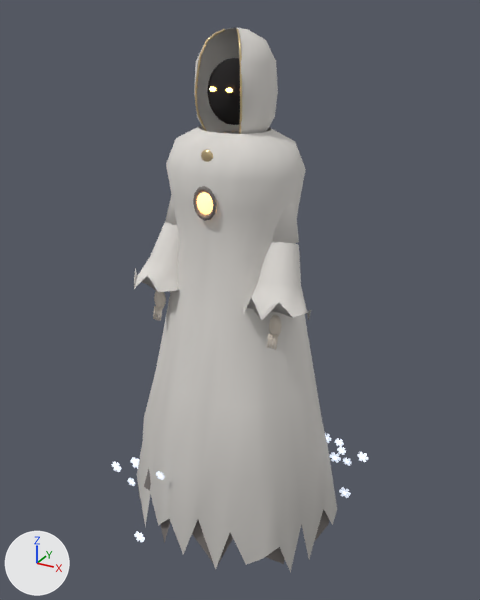
Two versions of the glTF model haunted/models/snow_wraith.glb, one commit apart.
One viewpoint serves both versions: a camera (50 mm lens) standing at (1.053, -1.881, 1.889) and looking at (0.007, 0.023, 0.938). The lights are fixed; the arrows at lower left show +X, +Y and +Z. The older version comes first. Where no turn or scale is listed for an object, it has been applied to the vertices. Vertices at exactly the same position are counted once.

In view in the first picture: 'ArmA_Shroud', 'ArmB_Shroud', 'Head_PaleGold', 'Hood', 'Shroud', 'Void', 'Wraith_Root_ShroudShadow' and 7 more.
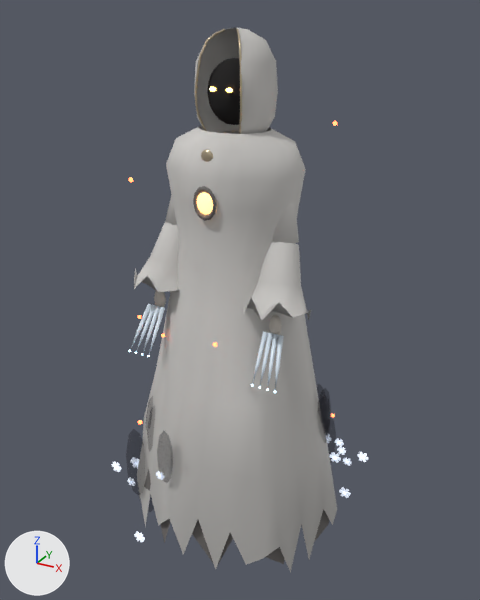
The change, as a diff of the scene's bpy script:
```diff
--- a/haunted/models/snow_wraith.glb.py
+++ b/haunted/models/snow_wraith.glb.py
@@ mat_shroud @@
 n2 = _N.new('ShaderNodeMix'); n2.name = 'Mix'
 n2.inputs[0].default_value = 1.0  # 'Factor'
-n2.inputs[7].default_value = (0.84, 0.81, 0.77, 1.0)  # 'B', white #ece8e3
+n2.inputs[7].default_value = (0.732, 0.714, 0.689, 1.0)  # 'B', light grey #dedcd8
 n3 = _N.new('ShaderNodeVertexColor'); n3.name = 'Color Attribute'
@@ me_shoulderarma @@
 me_shoulderarma.from_pydata(...)  # 150 vertices, 264 faces; spans x -0.179..0.054, y -0.222..0.051, z -0.52..0.052
+# me_shoulderarma part 1: 181 faces centred in x -0.171..0.051, y -0.212..0.048, z -0.496..0.049 are repainted in the vertex colours; the middle colour goes from white #f3f3f3 to white #ededed
+# me_shoulderarma part 2: 83 faces centred in x -0.174..0.048, y -0.214..0.043, z -0.446..-0.019 are repainted in the vertex colours; the middle colour goes from white #ededed to light grey #e3e3e3
 me_shoulderarma.materials.append(mat_shroud)
@@ me_goldthread_1 @@
 me_goldthread_1.from_pydata(...)  # 132 vertices, 256 faces; spans x -0.081..0.081, y -0.104..-0.018, z 1.519..1.833
+# me_goldthread_1 part 3: 137 faces centred in x -0.079..0.081, y -0.103..-0.028, z 1.519..1.829 are repainted in the vertex colours; the middle colour goes from white #efefef to white #e7e7e7
+# me_goldthread_1 part 4: 119 faces centred in x -0.081..0.081, y -0.103..-0.019, z 1.519..1.832 are repainted in the vertex colours; the middle colour goes from white #ededed to light grey #e3e3e3
 me_goldthread_1.materials.append(mat_palegold)
@@ me_hood @@
 me_hood.from_pydata(...)  # 163 vertices, 286 faces; spans x -0.127..0.127, y -0.1..0.15, z 1.515..1.836
+# me_hood part 5: 134 faces centred in x -0.124..0.125, y -0.092..0.147, z 1.535..1.832 are repainted in the vertex colours; the middle colour goes from white #ebebeb to light grey #e1e1e1
+# me_hood part 6: 152 faces centred in x -0.125..0.124, y -0.091..0.13, z 1.535..1.832 are repainted in the vertex colours; the middle colour goes from white #eeeeee to white #e8e8e8
 me_hood.materials.append(mat_shroud)
@@ me_shroud @@
 me_shroud.from_pydata(...)  # 378 vertices, 672 faces; spans x -0.4..0.42, y -0.34..0.33, z -0.03..1.54
+# me_shroud part 7: 398 faces centred in x -0.28..0.28, y -0.23..0.23, z 0.59..1.53 are repainted in the vertex colours; the middle colour goes from white #f0f0f0 to white #ebebeb
+# me_shroud part 8: 100 faces centred in x -0.38..0.4, y -0.32..0.32, z 0.19..0.5 are repainted in the vertex colours; the middle colour goes from light grey #dcdcdc to light grey #d5d5d5
+# me_shroud part 9: 174 faces centred in x -0.33..0.35, y -0.28..0.28, z 0.5..1.53 are repainted in the vertex colours; the middle colour goes from white #ededed to light grey #e4e4e4
 me_shroud.materials.append(mat_shroud)
@@ me_shroudin @@
 me_shroudin.from_pydata(...)  # 188 vertices, 320 faces; spans x -0.387..0.401, y -0.325..0.321, z -0.014..1.395
+# me_shroudin part 10: 320 faces centred in x -0.363..0.376, y -0.31..0.305, z 0.188..1.39 are repainted in the vertex colours; the middle colour goes from white #f9f9f9 to white #f3f3f3
 me_shroudin.materials.append(mat_shroudshadow)
@@ ob_wraith_root_hsmoke @@
+ob_wraith_root_hsmoke = bpy.data.objects.new('Wraith_Root_HSmoke', me_hsmoke0)  # 612 vertices, 1152 faces; spans x -0.053..0.699, y -0.432..0.366, z -0.184..0.582; in mat_hsmoke (black #191621)
+ob_wraith_root_hsmoke.location = (-0.323, 0.077, 0.126)
@@ ob_wraith_root_hmote_ff @@
+ob_wraith_root_hmote_ff = bpy.data.objects.new('Wraith_Root_HMote_ff', me_hmote0)  # 108 vertices, 180 faces; spans x -0.178..0.492, y -0.007..0.76, z -0.325..0.918; in mat_hmote_ff (orange #ff6c3f, glowing orange #ff6c3f)
+ob_wraith_root_hmote_ff.location = (-0.122, -0.423, 0.643)
@@ ob_armb_hclaw @@
+ob_armb_hclaw = bpy.data.objects.new('ArmB_HClaw', me_hclawhandarmb0)  # 52 vertices, 88 faces; spans x 0.191..0.283, y -0.252..-0.15, z 0.787..0.94; in mat_hclaw (pale blue #e1edf9)
+ob_armb_hclaw.location = (0.0, 0.0, 0.0)
@@ ob_arma_hclawtip @@
+ob_arma_hclawtip = bpy.data.objects.new('ArmA_HClawTip', me_hclawtiphandarma0)  # a UV sphere (5 segments, 3 rings, poles along z) spanning x -0.0032..0.0039, y -0.0037..0.0037, z -0.0045..0.0045; a UV sphere (5 segments, 3 rings, poles along z) spanning x 0.0238..0.0309, y -0.0037..0.0037, z -0.0045..0.0045; a UV sphere (5 segments, 3 rings, poles along z) spanning x 0.0508..0.0579, y -0.0037..0.0037, z -0.0045..0.0045; a UV sphere (5 segments, 3 rings, poles along z) spanning x 0.0778..0.0849, y -0.0037..0.0037, z -0.0045..0.0045; in mat_hclawtip (blue #c4edff, glowing blue #c4edff)
+ob_arma_hclawtip.location = (-0.283, -0.252, 0.787)
@@ ob_arma_hclaw @@
+ob_arma_hclaw = bpy.data.objects.new('ArmA_HClaw', me_hclawhandarma0)  # 52 vertices, 88 faces; spans x -0.283..-0.191, y -0.252..-0.15, z 0.787..0.94; in mat_hclaw (pale blue #e1edf9)
+ob_arma_hclaw.location = (0.0, 0.0, 0.0)
```

Boxes (x1, y1, x2, y2) around the edits, measured in the pictures (480 x 600 px):
'Shroud', surface changed, recoloured
    both: (139, 126, 336, 570)
'Hood', surface changed, recoloured
    both: (194, 27, 278, 134)
'ArmB_Shroud', surface changed
    both: (243, 202, 310, 321)
'Wraith_Root_HSmoke', added
    after: (126, 384, 336, 512)
'ArmA_Shroud', surface changed, recoloured
    both: (134, 195, 180, 292)
'ArmB_HClaw', added (pale blue)
    after: (253, 331, 283, 390)
'ArmA_HClaw', added (pale blue)
    after: (131, 303, 165, 354)
'Wraith_Root_HMote_ff', added
    after: (129, 121, 337, 424)
'ArmA_HClawTip', added
    after: (129, 350, 150, 357)
part 1 of me_shoulderarma, recoloured
    both: (134, 195, 180, 290)
part 2 of me_shoulderarma, recoloured (white to light grey)
    both: (138, 225, 180, 292)
part 3 of me_goldthread_1, recoloured
    both: (195, 29, 242, 131)
part 4 of me_goldthread_1, recoloured
    both: (195, 29, 242, 134)
part 5 of me_hood, recoloured (white to light grey)
    both: (194, 28, 278, 134)
part 6 of me_hood, recoloured
    both: (196, 27, 277, 134)
part 7 of me_shroud, recoloured
    both: (158, 126, 312, 408)
part 8 of me_shroud, recoloured
    both: (139, 369, 336, 570)
part 9 of me_shroud, recoloured (white to light grey)
    both: (144, 127, 328, 478)
part 10 of me_shroudin, edited (looks the same)
    both: (144, 186, 329, 566)
